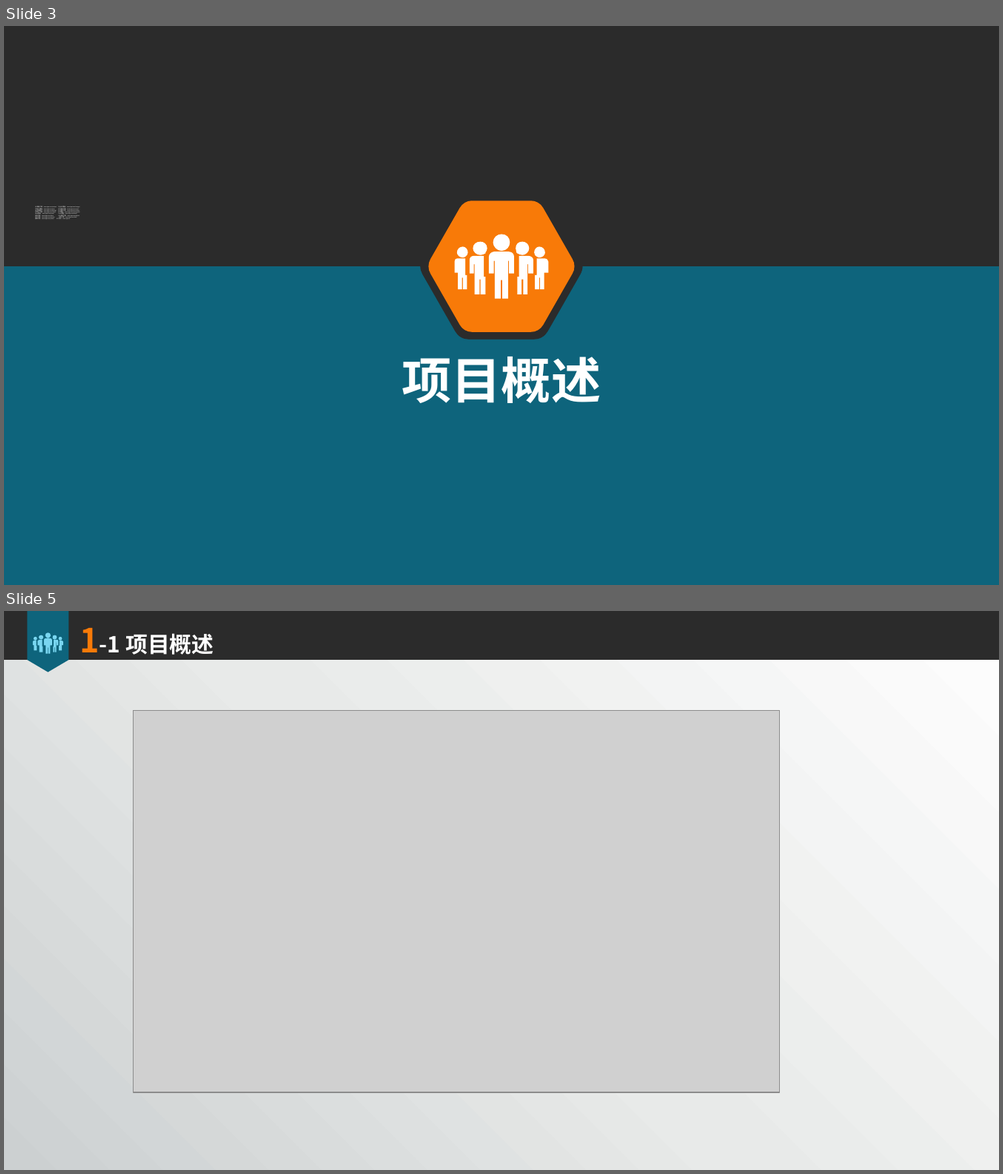
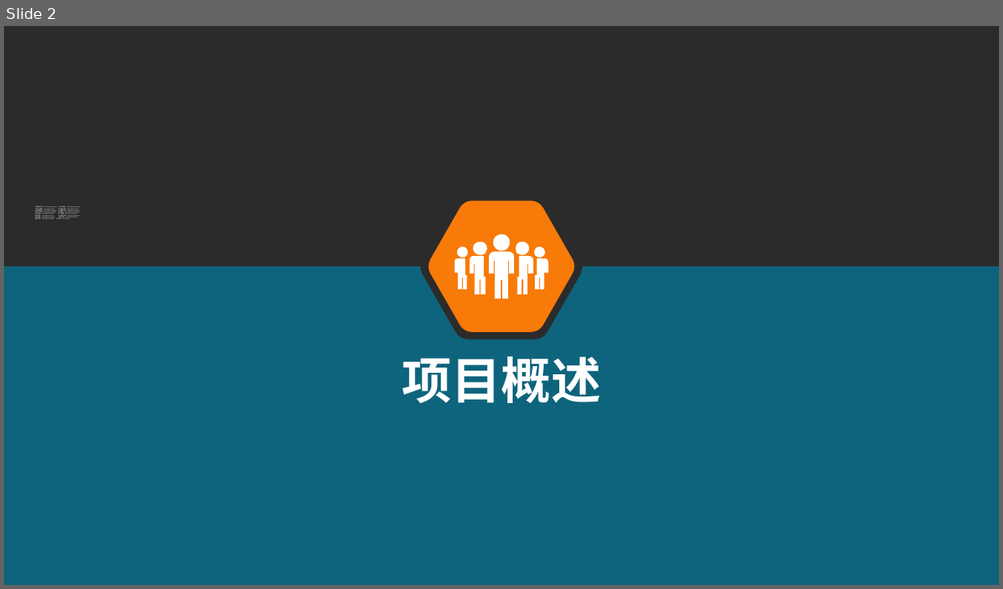
Before and after one commit to xiechongzhu/RadiationSystem, a slide deck: 项目文档/需求/辐射防护数据集成与监控系统软件需求分析报告.pptx. Shown one above the other, each under a label of ours: slides 3 and 5 before the commit, slide 2 after it; the slides between them are not shown. The pictures are 1003x1174 and 1003x589 pixels, drawn with LibreOffice and Linux fonts; fonts in the diff are those of the drawing; grey boxes stand for pictures; background and template pictures are left out; a plain dark background stands for a picture behind light text. Boxes give left, top, right and bottom in pixels: in the first picture for what was removed or moved away, otherwise in the second. Text is boxed around its words. In the diff, an @@ line names an element or a change of style, - is before the commit and + after.

```diff
--- a/项目文档/需求/辐射防护数据集成与监控系统软件需求分析报告.pptx
+++ b/项目文档/需求/辐射防护数据集成与监控系统软件需求分析报告.pptx
@@ slide 5 removed at (4, 611, 999, 1170), background picture (left out) @@
@@ flow chart offpage connector removed at (27, 611, 68, 672) @@
@@ title removed at (79, 627, 213, 661) @@
-1-1 项目概述
@@ freeform shape removed at (33, 633, 64, 654) @@
@@ rectangle removed at (4, 660, 999, 1170) @@
@@ picture removed at (134, 710, 779, 1092) @@
@@ what was slide 3 is now slide 2 @@
```
Also in this commit, not shown: 4 slides changed, 17 slides added, 28 other slides removed, 15 other files.
